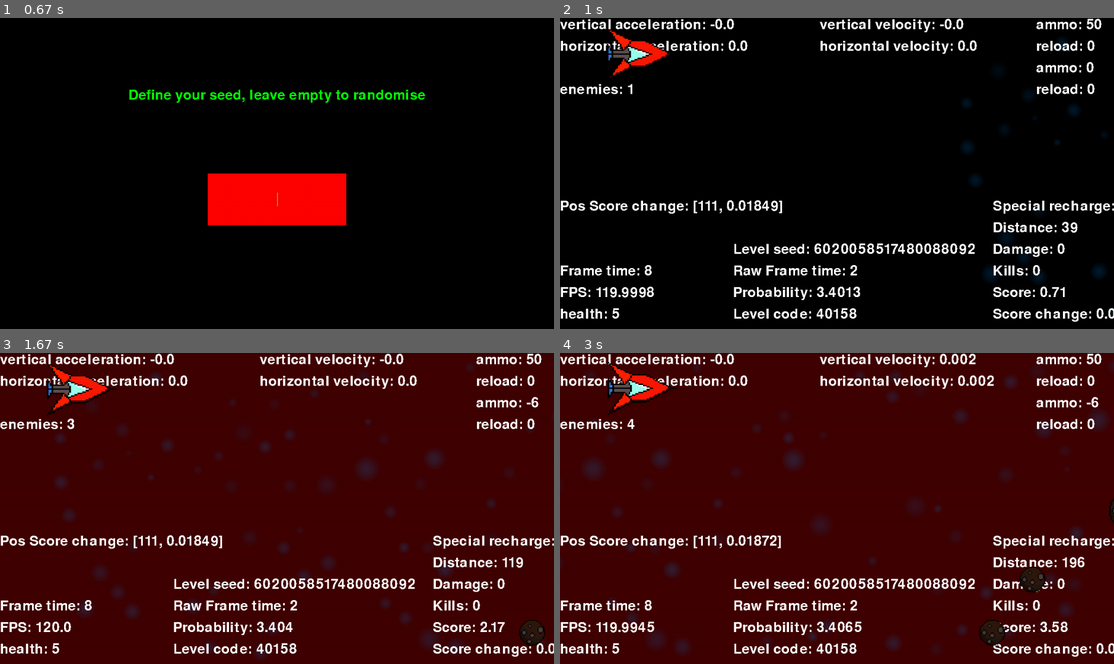
Above: before the commit, frames 1-4 (two rows, left to right).
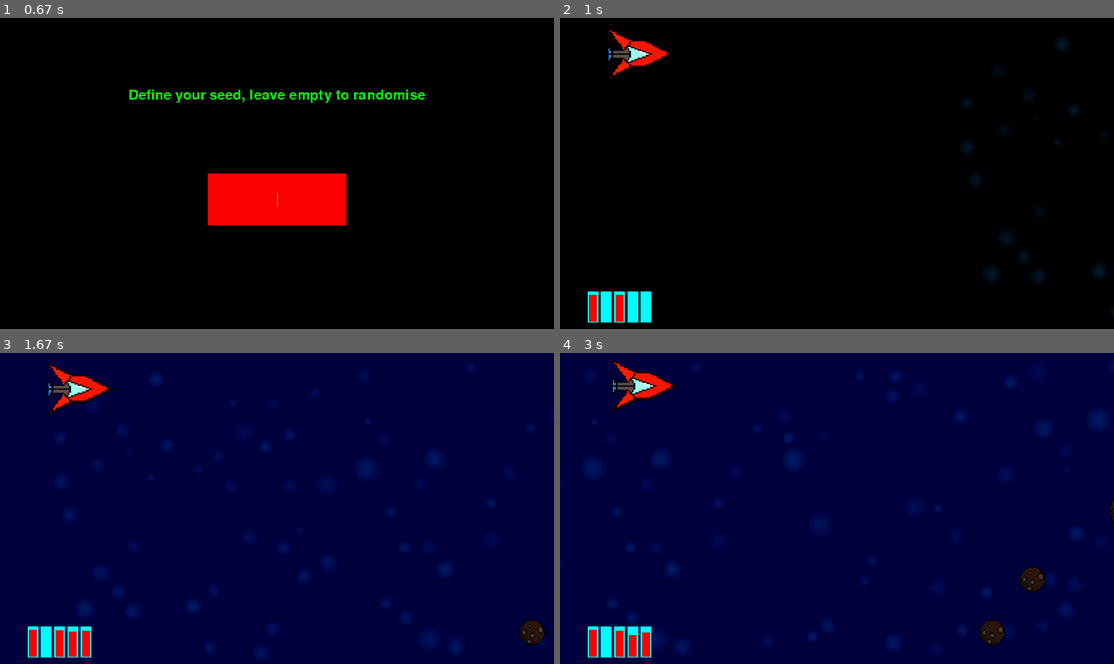
Above: after the commit, the same moments.

Repository: Ar-e-k/space-game
Game: pygame game, started from main.py
The game is run twice, just before and just after one commit, with the same random seed, the same clock (stepped at 60 frames per second) and the same inputs.
Inputs (mouse positions are in pixels of both pictures, inside the frame that each line leads up to):
- Up to frame 1 (0.67 s): click (155, 52) at 0.38 s
- Up to frame 2 (1 s): tap Enter at 0.67 s
- Up to frame 3 (1.67 s): tap K at 1 s; tap L at 1.33 s
- Up to frame 4 (3 s): hold D 1.67-2.13 s; hold Right 1.67-2.13 s; tap Space at 1.73, 2.03, 2.28, 2.62, 2.92 s; tap J at 1.82 s; hold W 2.22-2.52 s; hold Up 2.22-2.52 s; tap K at 2.37 s; hold Right from 2.55 s (still down)

Frame 1 is identical in both runs. In frame 2, 8.3% of the frame differs, in the area x 0-100%, y 0-99%; in frame 3, 99%; in frame 4, 99%, in the area x 0-100%, y 0-100%.

Commit message:
added information display

Diff:
--- a/main.py
+++ b/main.py
@@ -210,7 +210,7 @@
             "Front recoil":(200, 5, [screen_x, 4], 100, -50),
             "Op gun":(200, 20, [screen_x, 20], 100, -50),
             "Rand gun":(5, 40, [screen_x, 150], 300, 4000, "rand"),
-            "No gun":(0, 0, [screen_x, 0], 1, 0)
+            "No gun":(0, 0, [screen_x, 0], 0, 0)
         }
 
         return guns
@@ -725,9 +725,7 @@
             self.special_counter-=1
         if self.special_counter!=self.specials[name][1]:
             self.special_counter-=1
-
-            self.player.check_shild()
-            self.player.check_multi()
+            self.player.check_special()
 
         if self.special_counter==0:
             self.special_counter=copy(self.specials[name][1])
@@ -859,6 +857,33 @@
             self.all_bc.pop(i)
 
 
+    def add_controls(self):
+        up_pos=lambda pos, c, w: [pos[0]+w*1.2*c, pos[1]]
+
+        hight=screen_y*0.1
+        width=screen_x*0.02
+        pos=[screen_x*0.05, screen_y*0.88]
+
+        c=self.gun_slider(self.player.gun, hight, width, pos)
+        pos=up_pos(pos, c, width)
+
+        c=self.gun_slider(self.player.secondary_gun, hight, width, pos)
+        pos=up_pos(pos, c, width)
+
+        mx=self.specials[self.player.special][1]
+        val=self.special_counter
+        self.show_slider(mx, val, pos, hight, width)
+        pos=up_pos(pos, 1, width)
+
+        c, vals=self.player.return_special()
+        print(vals)
+        for i in range(c):
+            j=2*i
+            self.show_slider(vals[j+1], vals[j], pos, hight, width)
+            pos=up_pos(pos, 1, width)
+
+
+
     def draw_background(self, fps):
         rec=pygame.Rect([0, 0], [screen_x, screen_y])
         if self.player.shild:
@@ -872,9 +897,23 @@
         pygame.draw.rect(self._screen, col, rec)
 
         self.add_stars()
-
-        #return None
-
+        self.add_controls()
+
+        return None
+
+
+    def gun_slider(self, gun, hight, width, pos):
+        amo, reload1, mx, mxr=gun.return_slides()
+
+        if mx==mxr==0:
+            return 0
+
+        self.show_slider(mx, amo, pos, hight, width)
+        self.show_slider(mxr, reload1, [width*1.2+pos[0], pos[1]], hight, width)
+        return 2
+
+
+    def writing(self):
         ac=[
             self.player.vertical_ac,
             self.player.horizontal_ac
@@ -889,13 +928,11 @@
         self.get_text(str("vertical velocity: "+str(round(vel[0], 5)*-1)), [600, 0])
         self.get_text(str("horizontal velocity: "+str(round(vel[1], 5))), [600, 50])
 
-        amo, reload=self.player.gun.ammo, self.player.gun.reloadTime
         self.get_text(str("ammo: "+str(amo)), [1100, 0])
-        self.get_text(str("reload: "+str(reload)), [1100, 50])
-
-        amo, reload=self.player.secondary_gun.ammo, self.player.secondary_gun.reloadTime
-        self.get_text(str("ammo: "+str(amo)), [1100, 100])
-        self.get_text(str("reload: "+str(reload)), [1100, 150])
+        self.get_text(str("reload: "+str(reload1)), [1100, 50])
+
+        self.get_text(str("ammo: "+str(amo2)), [1100, 100])
+        self.get_text(str("reload: "+str(reload2)), [1100, 150])
 
         health=self.player.life
         self.get_text(str("health: "+str(health)), [0, screen_y-50])
@@ -919,6 +956,24 @@
         self.get_text(str("Distance: "+str(self.distanse)), [1000, screen_y-250])
         self.get_text(str("Pos Score change: "+str(self.pos_score_change)), [0, screen_y-300])
         self.get_text(str("Special recharge: "+str(self.special_counter)), [1000, screen_y-300])
+
+
+    def show_slider(self, mx, cur, pos, size, wid):
+        bc=[0,255,255]
+        slid=[255,0,0]
+
+        bor=size/20
+        try:
+            hight=int(cur/mx*(size-bor*2))
+        except ZeroDivisionError:
+            return None
+        pos_y=size-hight
+
+        rect=pygame.Rect(pos, [wid, size])
+        pygame.draw.rect(self._screen, bc, rect)
+
+        rec=pygame.Rect([pos[0]+bor, pos[1]+pos_y], [wid-bor*2, hight-bor/2])
+        pygame.draw.rect(self._screen, slid, rec)
 
 
     def get_text(self, text, pos, colour=[255,255,255]):
--- a/sprites.py
+++ b/sprites.py
@@ -29,18 +29,31 @@
         self.kills=0
         self.damage=0
 
-        #self.special="kill switch"
-        #self.special="shild"
-        self.special="multi"
-
         self.shild=False
         self.pac=False
         self.sh_timer=0
         self.pac_timer=0
+        self.mx_sh=600
+        self.mx_pac=1200
 
         self.damage_multi=1
         self.thrust_multi=1
         self.multi_timer=0
+        self.mx_multi=1200
+
+        self.specials={
+            "kill switch": None,
+            "shild": self.check_shild,
+            "multi": self.check_multi
+        }
+        self.spec_ret={
+            "kill switch": lambda: [0, []],
+            "shild": lambda: [2, [self.sh_timer, self.mx_sh, self.pac_timer, self.mx_pac]],
+            "multi": lambda: [1, [self.multi_timer, self.mx_multi]]
+        }
+        #self.special="kill switch"
+        self.special="shild"
+        #self.special="multi"
 
         self.ship=pygame.image.load("Models/Ships/"+ship).convert_alpha()
         self.ship=pygame.transform.scale(self.ship, self.size)
@@ -112,8 +125,18 @@
     def add_shild(self):
         self.shild=True
         self.pac=True
-        self.sh_timer=600
-        self.pac_timer=1200
+        self.sh_timer=copy(self.mx_sh)
+        self.pac_timer=copy(self.mx_pac)
+
+
+    def add_multi(self):
+        self.damage_multi=5
+        self.thrust_multi=0.2
+        self.multi_timer=copy(self.mx_multi)
+
+
+    def check_special(self):
+        self.specials[self.special]()
 
 
     def check_shild(self):
@@ -125,12 +148,6 @@
             self.pac=False
         else:
             self.pac_timer-=1
-
-
-    def add_multi(self):
-        self.damage_multi=5
-        self.thrust_multi=0.2
-        self.multi_timer=1200
 
 
     def check_multi(self):
@@ -139,6 +156,10 @@
             self.thrust_multi=1
         else:
             self.multi_timer-=1
+
+
+    def return_special(self):
+        return self.spec_ret[self.special]()
 
 
     def loose_life(self):
@@ -288,6 +309,9 @@
         return [box]
 
 
+    def return_slides(self):
+        return self.ammo, self.reloadTime, self.max_ammo, self.max_reload
+
 
 class rand_gun(gun):
 
Not shown, changed: Scores/saves.scores
